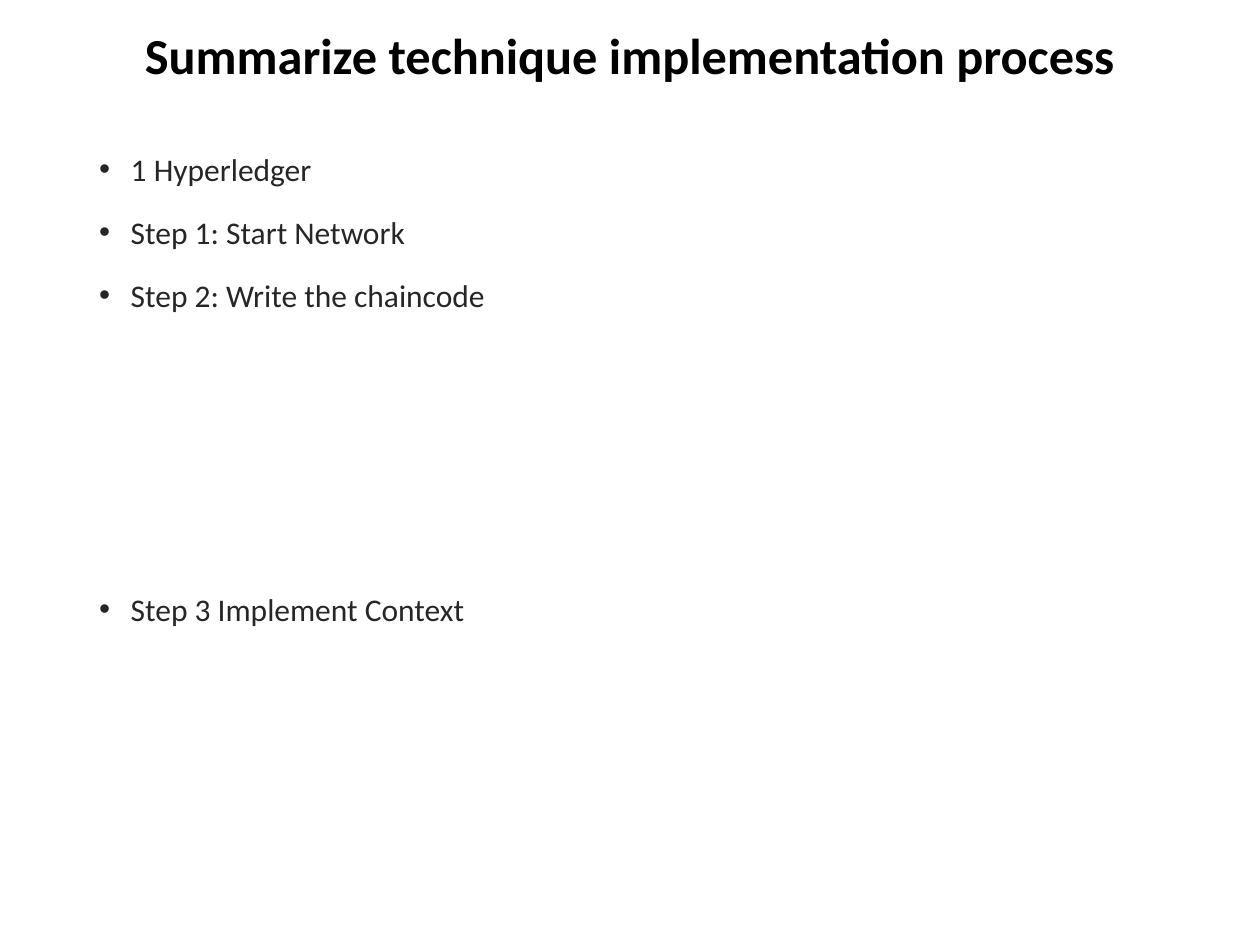
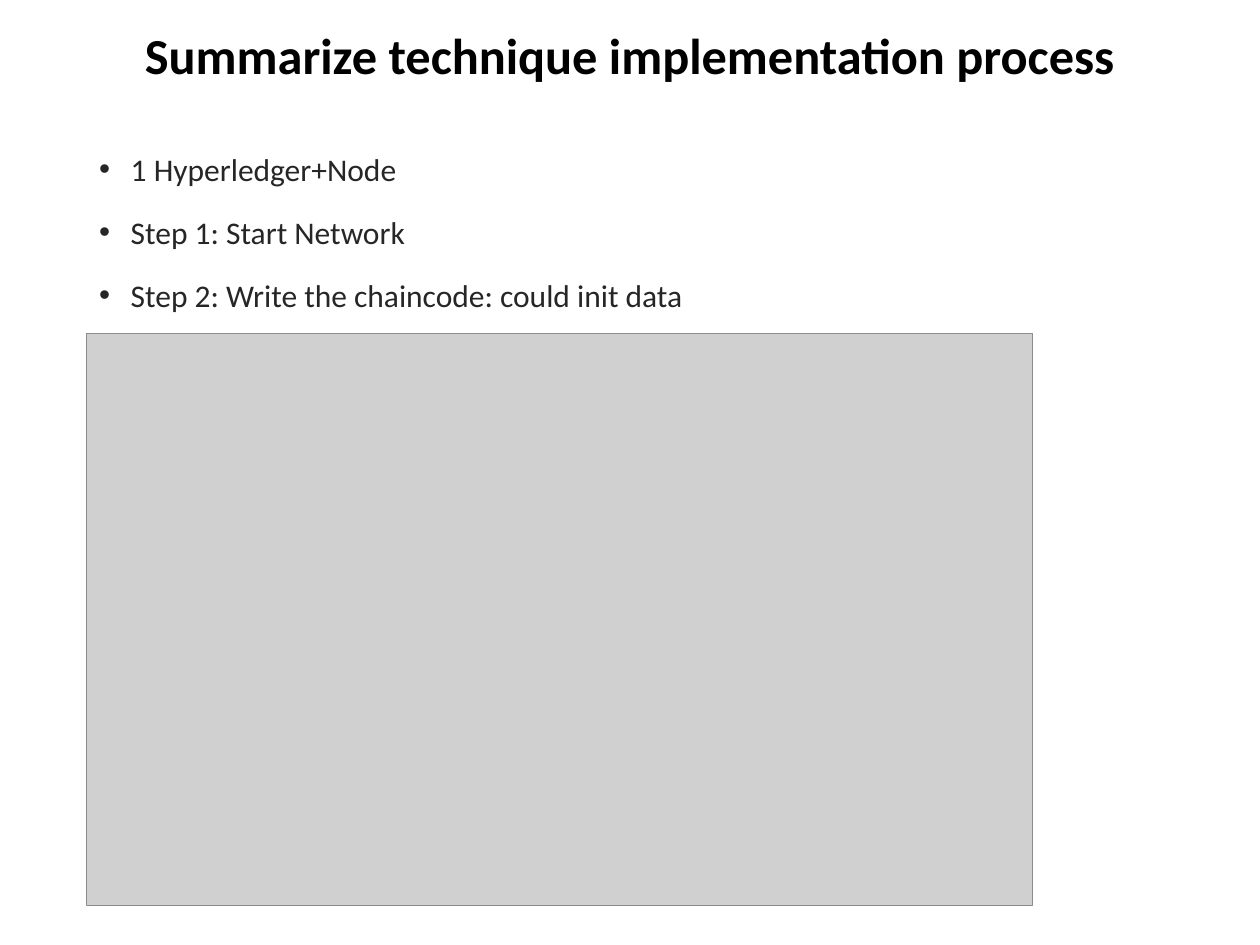
Before and after one commit to chuacw/SGUS-Slides, a slide deck: slide 3 of BCI - Day13 - Reactjs 2 Web3.pptx (slide 11 before the commit). Drawn at 1260x945 pixels with LibreOffice and Linux fonts; fonts in the diff are those of the drawing; grey boxes stand for pictures. Boxes give left, top, right and bottom in pixels: in the first picture for what was removed or moved away, otherwise in the second. Text is boxed around its words. In the diff, an @@ line names an element or a change of style, - is before the commit and + after.

Commit message:
day13 3

```diff
--- a/BCI - Day13 - Reactjs 2 Web3.pptx
+++ b/BCI - Day13 - Reactjs 2 Web3.pptx
@@ text at (131,159,396,187): text changed @@
-• 1 Hyperledger
+• 1 Hyperledger+Node
@@ text at (131,285,683,312): text changed @@
-• Step 2: Write the chaincode
-• Step 3 Implement Context
+• Step 2: Write the chaincode: could init data
@@ picture added at (87,334,1033,906) @@
```
Also in this commit, not shown: 17 slides added, 2 slides removed.
